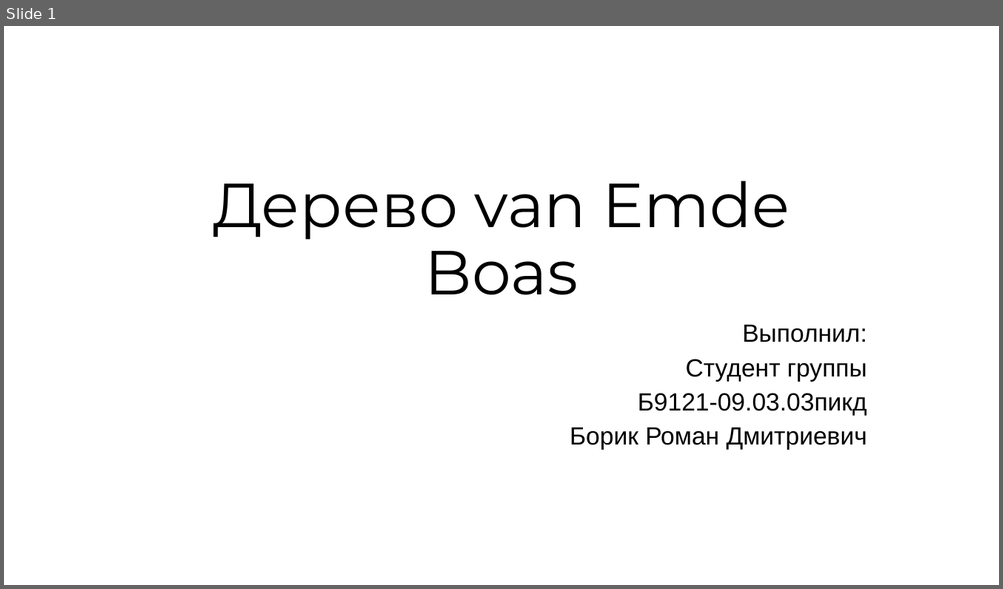
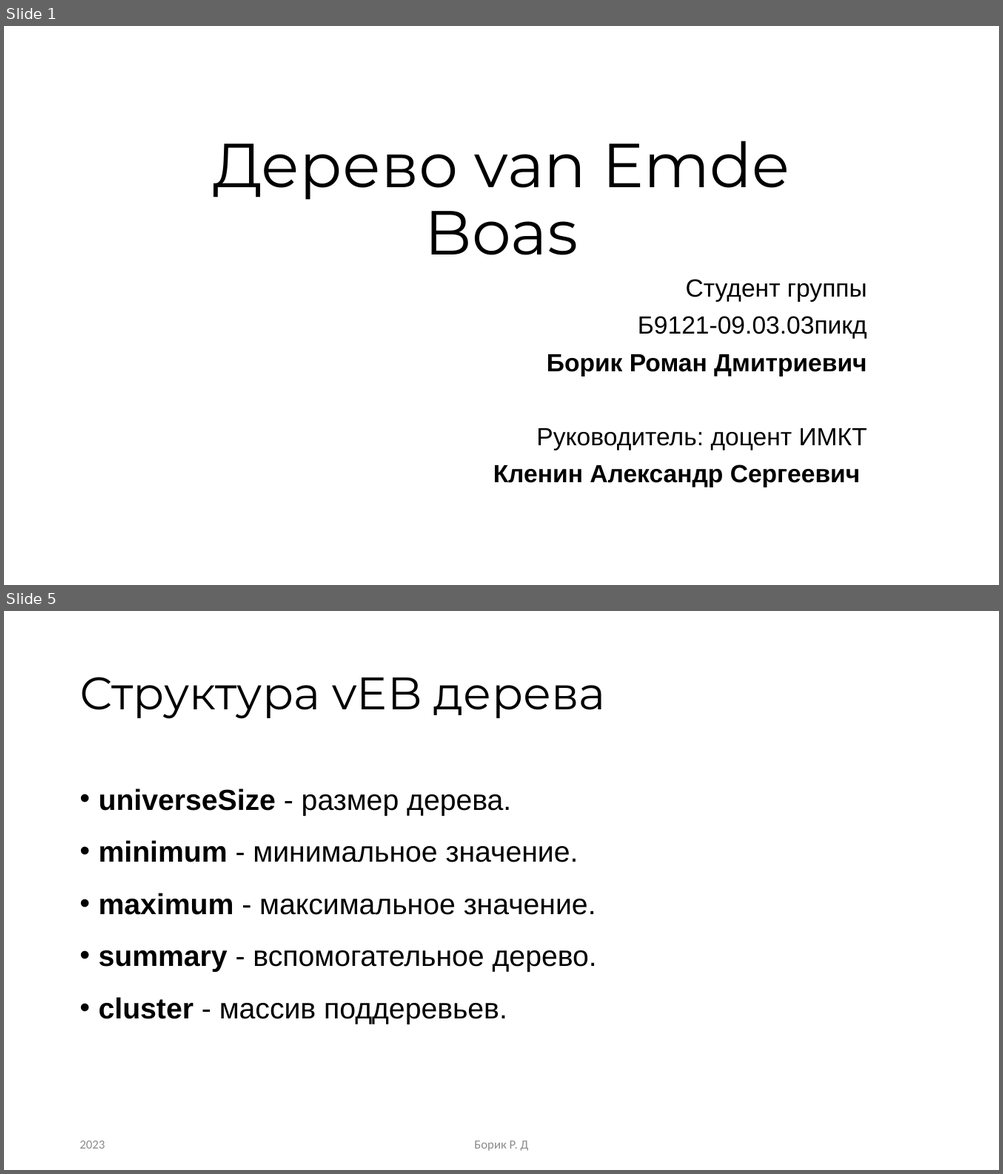
Before and after one commit to RandomServant/Van-Emde-Boas-tree, a slide deck: Presentation van Emde Boas tree.pptx. Shown one above the other, each under a label of ours: slide 1 before the commit, slides 1 and 5 after it; the slides between them are not shown. The pictures are 1003x589 and 1003x1174 pixels, drawn with LibreOffice and Linux fonts; fonts in the diff are those of the drawing; background and template pictures are left out. Boxes give left, top, right and bottom in pixels: in the first picture for what was removed or moved away, otherwise in the second. Text is boxed around its words. In the diff, an @@ line names an element or a change of style, - is before the commit and + after.

```diff
--- a/Presentation van Emde Boas tree.pptx
+++ b/Presentation van Emde Boas tree.pptx
@@ slide 5 added at <box>4,611,999,1170</box>, background #FFFFFF @@
@@ title added at <box>79,677,606,719</box>, 44 pt, text #000000 @@
+Структура vEB дерева
@@ text added at <box>99,789,597,1025</box>, 28 pt, text #000000 @@
+• universeSize - размер дерева.
+• minimum - минимальное значение.
+• maximum - максимальное значение.
+• summary - вспомогательное дерево.
+• cluster - массив поддеревьев.
@@ text added at <box>79,1141,105,1149</box>, 12 pt, text #8C8C8C @@
+2023
@@ text added at <box>474,1141,529,1151</box>, 12 pt, text #8C8C8C @@
+Борик Р. Д
@@ slide 1 changed as well @@
@@ title "Дерево van Emde Boas": place and size @@
-title "Дерево van Emde Boas" at <box>213,181,790,295</box>
+title "Дерево van Emde Boas" at <box>213,141,790,255</box>
@@ subtitle "Студент группы": place and size @@
-subtitle "Студент группы" at <box>569,325,867,450</box>
+subtitle "Студент группы" at <box>493,279,867,488</box>
@@ subtitle at <box>546,279,867,377</box>: bold on in "Борик Роман Дмитриевич"; line spacing 0.8 to 0.9 @@
@@ subtitle at <box>742,325,867,343</box>: paragraph removed @@
-Выполнил:
@@ subtitle at <box>493,429,867,488</box>: paragraphs added @@
+Руководитель: доцент ИМКТ
+Кленин Александр Сергеевич
```
Also in this commit, not shown: 1 other slide changed, 16 other slides added, 10 slides removed.
